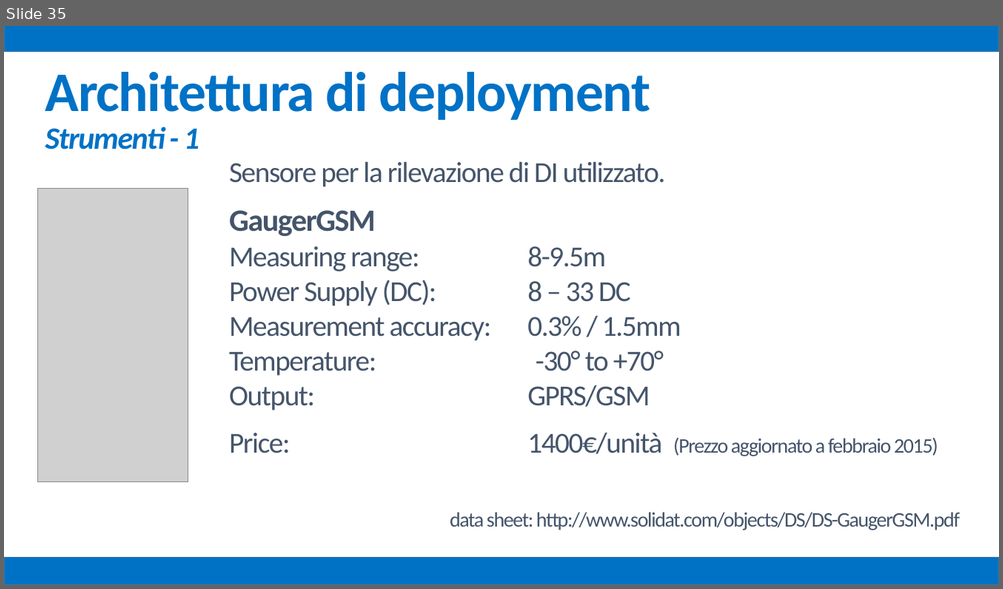
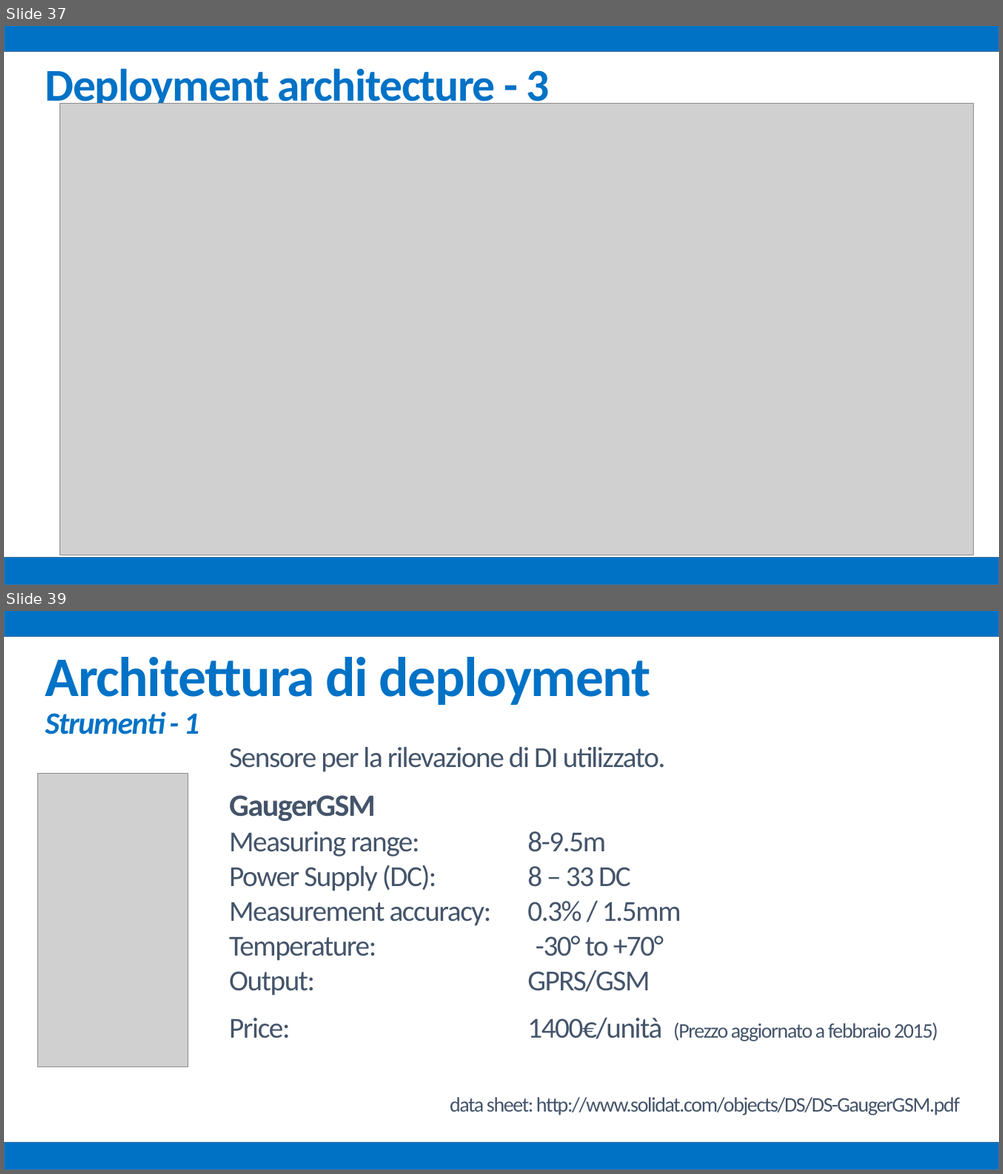
Before and after one commit to mz1991/ProgettoFebbraio2015, a slide deck: Febbraio 2015.pptx. Shown one above the other, each under a label of ours: slide 35 before the commit, slides 37 and 39 after it; the slides between them are not shown. The pictures are 1003x589 and 1003x1174 pixels, drawn with LibreOffice and Linux fonts; fonts in the diff are those of the drawing; grey boxes stand for pictures. Boxes give left, top, right and bottom in pixels: in the first picture for what was removed or moved away, otherwise in the second. Text is boxed around its words. In the diff, an @@ line names an element or a change of style, - is before the commit and + after.

```diff
--- a/Febbraio 2015.pptx
+++ b/Febbraio 2015.pptx
@@ slide 37 added at box(4, 26, 999, 585), background #FFFFFF @@
@@ rectangle added at box(4, 26, 999, 52), fill #0072C6, outline #43739E 1 pt @@
@@ text added at box(45, 68, 549, 112), 44 pt, text #0072C6, bold @@
+Deployment architecture - 3
@@ picture added at box(60, 104, 973, 555) @@
@@ rectangle added at box(4, 557, 999, 585), fill #0072C6, outline #43739E 1 pt @@
@@ what was slide 35 is now slide 39 @@
```
Also in this commit, not shown: 2 slides changed, 3 other slides added, 1 other file.
